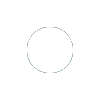
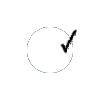
Layer changes from the first 100×100 image to the second:
painted on "Background" over [60, 29, 77, 54]
